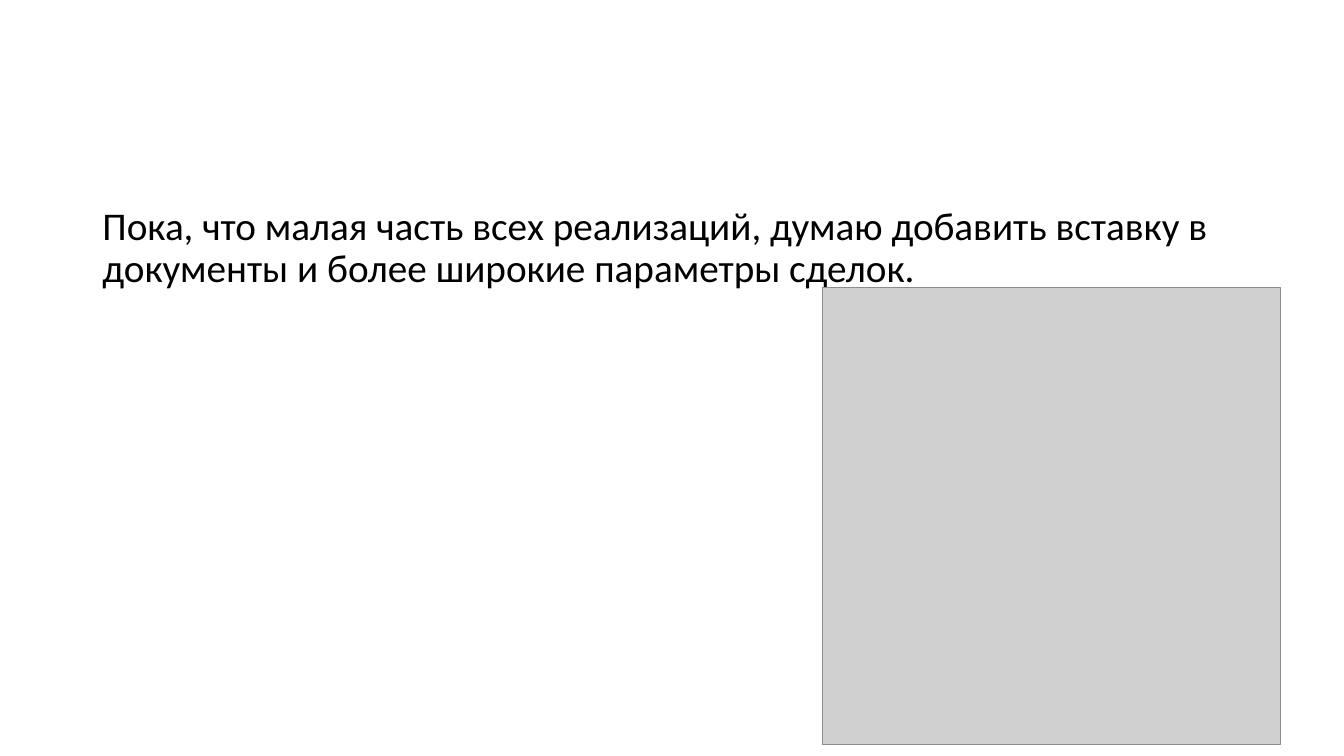
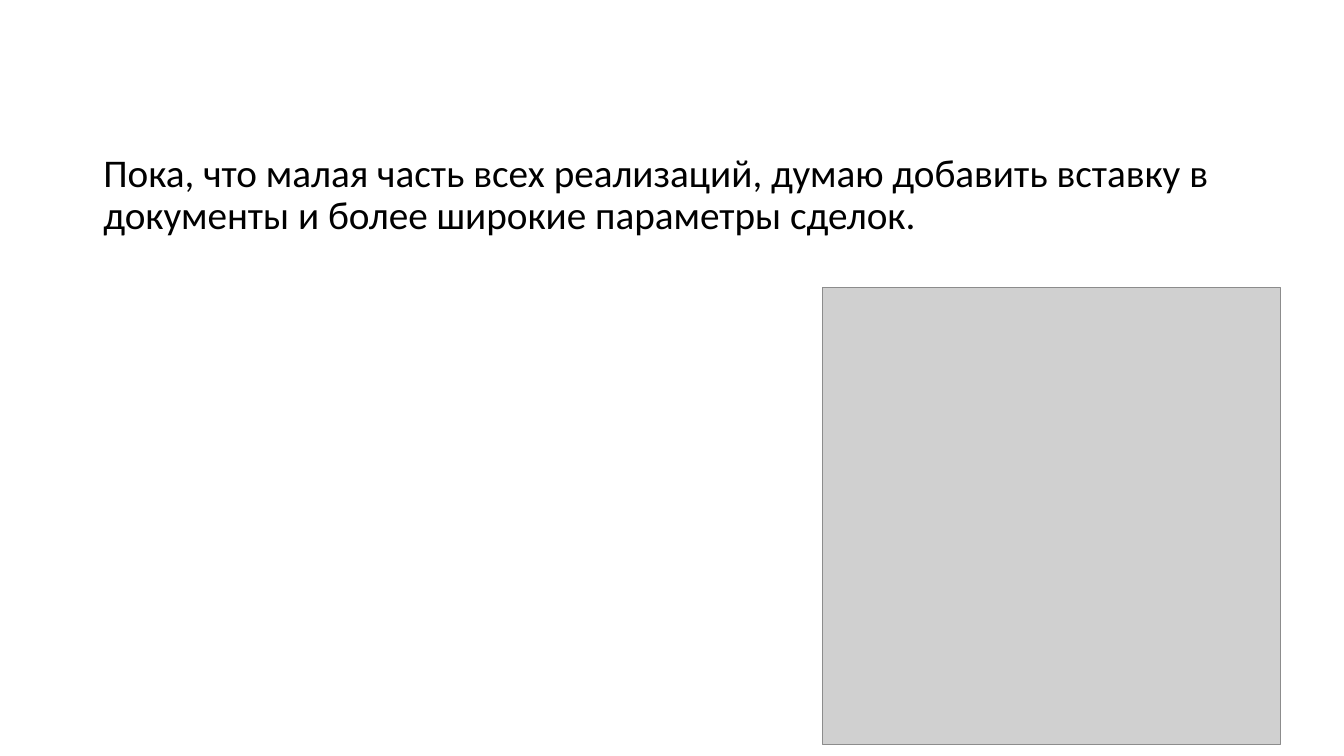
Before and after one commit to MrDengazen/WEB-2.0, a slide deck: slide 3 of WEB.pptx. Drawn at 1344x756 pixels with LibreOffice and Linux fonts; fonts in the diff are those of the drawing; grey boxes stand for pictures. Boxes give left, top, right and bottom in pixels: in the first picture for what was removed or moved away, otherwise in the second. Text is boxed around its words. In the diff, an @@ line names an element or a change of style, - is before the commit and + after.

```diff
--- a/WEB.pptx
+++ b/WEB.pptx
@@ text "Пока, что малая часть всех ...": place and size @@
-text "Пока, что малая часть всех ..." at (102,213,1207,292)
+text "Пока, что малая часть всех ..." at (103,160,1208,236)
```
Also in this commit, not shown: 1 slide added, 3 other files.
